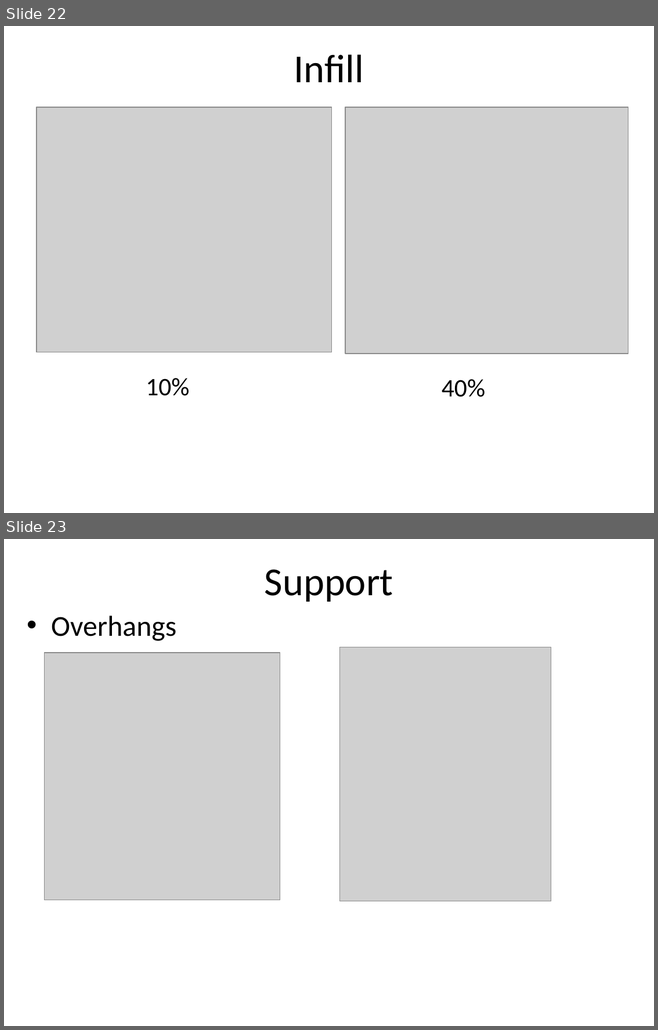
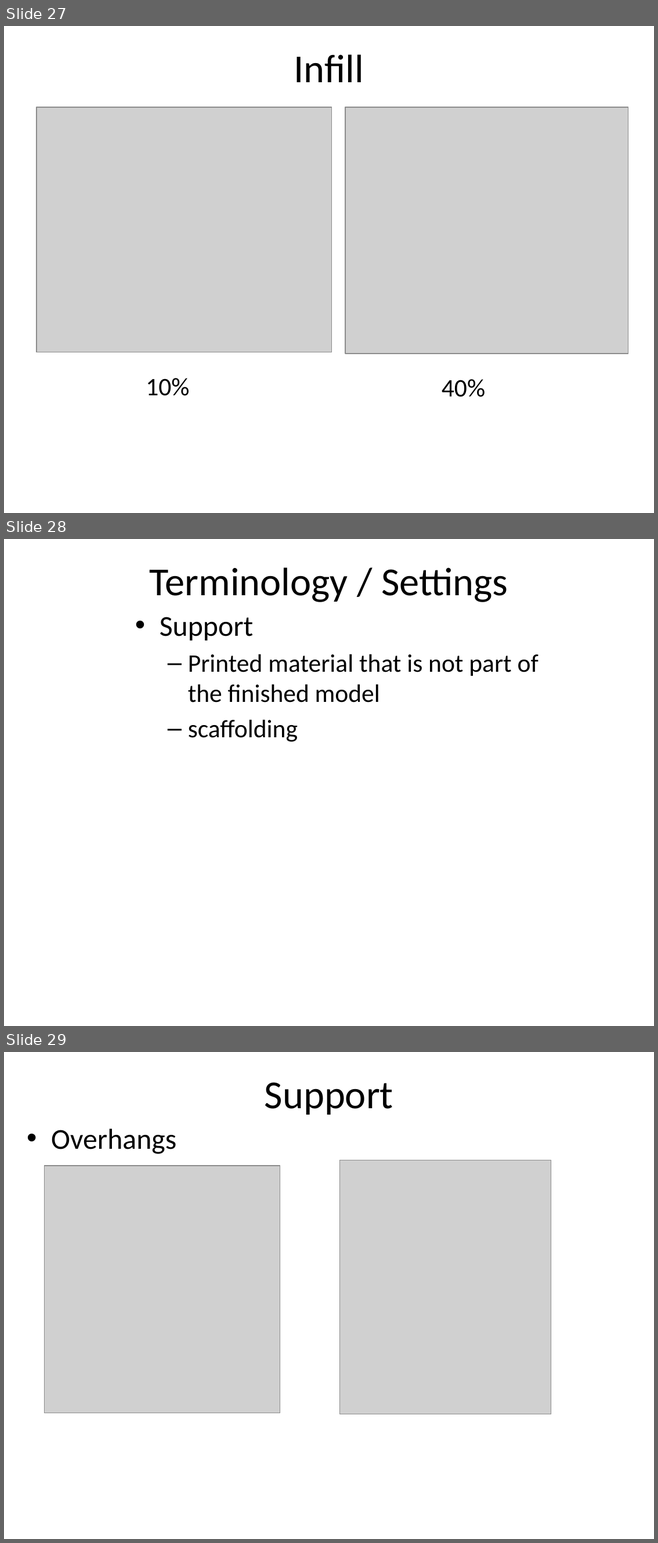
Before and after one commit to dykebert/GDI_3D_Printing_Intro, a slide deck: Introduction to 3D Printing.pptx. Shown one above the other, each under a label of ours: slides 22 and 23 before the commit, slides 27, 28 and 29 after it. The pictures are 658x1030 and 658x1543 pixels, drawn with LibreOffice and Linux fonts; fonts in the diff are those of the drawing; grey boxes stand for pictures. Boxes give left, top, right and bottom in pixels: in the first picture for what was removed or moved away, otherwise in the second. Text is boxed around its words. In the diff, an @@ line names an element or a change of style, - is before the commit and + after.

```diff
--- a/Introduction to 3D Printing.pptx
+++ b/Introduction to 3D Printing.pptx
@@ slide 28 added at <box>4,539,654,1026</box>, background #FFFFFF @@
@@ title added at <box>149,567,508,602</box>, 44 pt, text #000000 @@
+Terminology / Settings
@@ text added at <box>159,617,538,742</box>, 28 pt, text #000000 @@
+• Support
+  – Printed material that is not part of the finished model
+  – scaffolding
@@ what was slide 22 is now slide 27 @@
@@ what was slide 23 is now slide 29 @@
```
Also in this commit, not shown: 4 slides changed, 6 other slides added.
